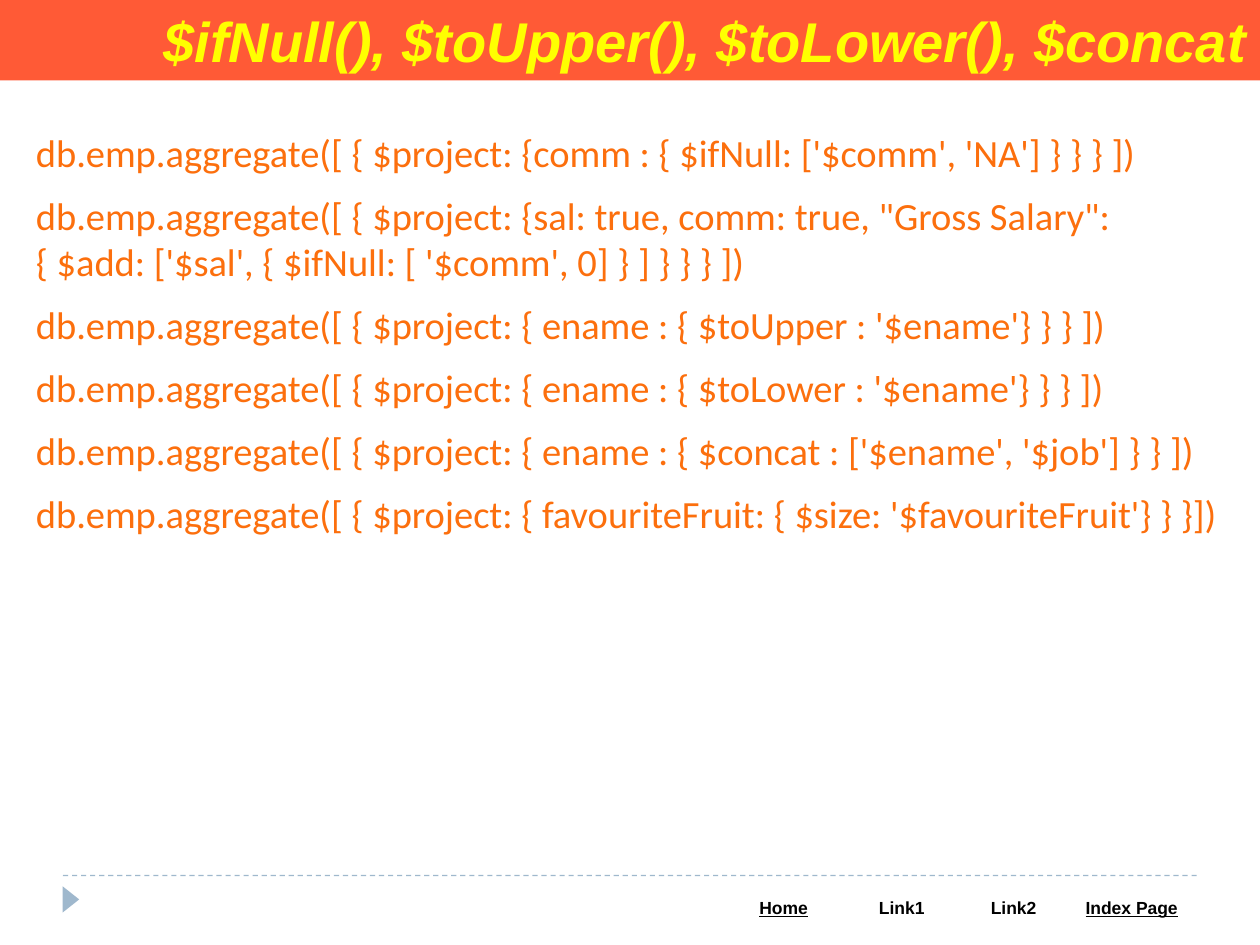
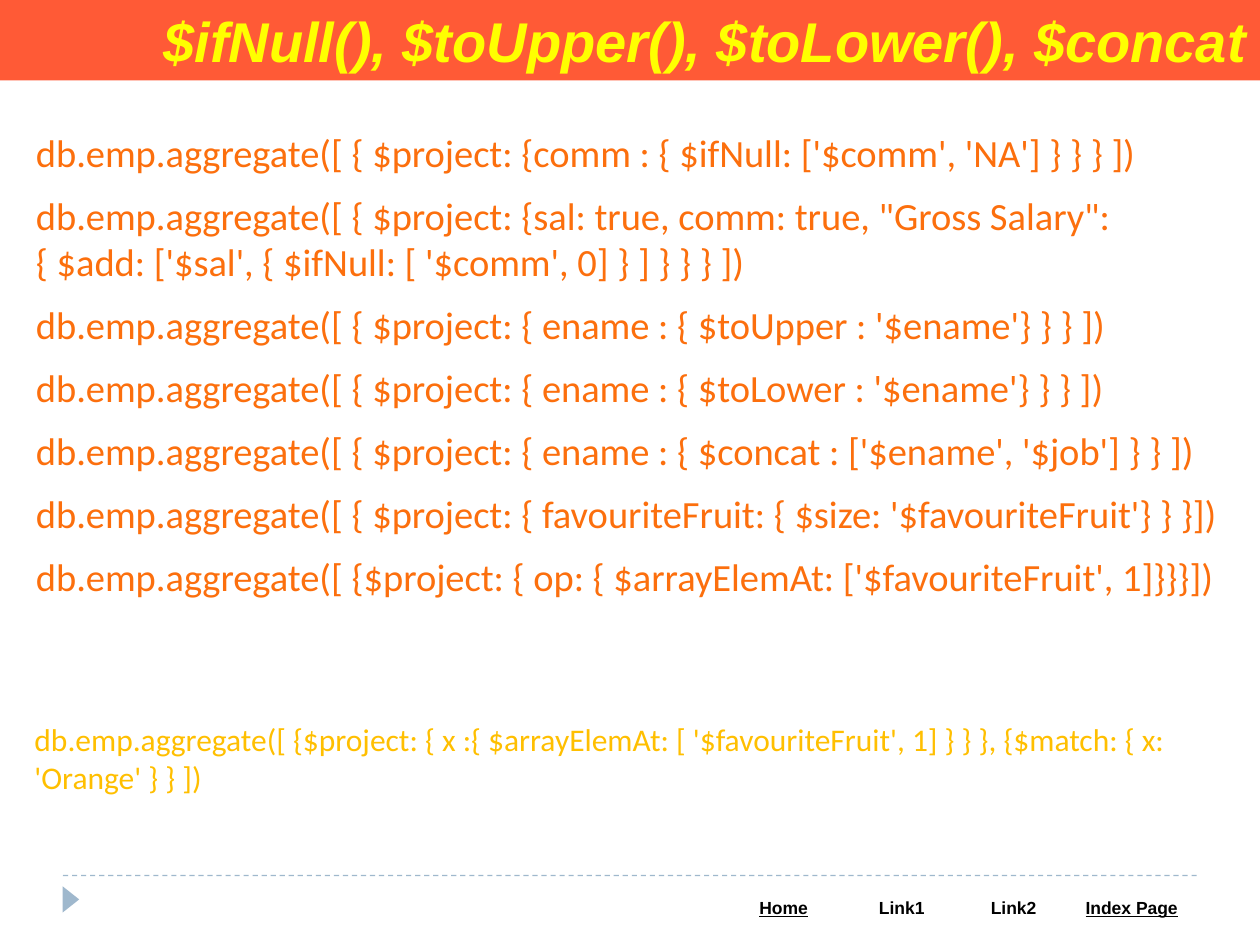
Before and after one commit to Saleel-Bagde/PPT-s, a slide deck: slide 103 of MongoDB PPT.pptx. Drawn at 1260x945 pixels with LibreOffice and Linux fonts; fonts in the diff are those of the drawing. Boxes give left, top, right and bottom in pixels: in the first picture for what was removed or moved away, otherwise in the second. Text is boxed around its words. In the diff, an @@ line names an element or a change of style, - is before the commit and + after.

```diff
--- a/MongoDB PPT.pptx
+++ b/MongoDB PPT.pptx
@@ text at (36, 563, 1213, 598): paragraph added @@
+db.emp.aggregate([ {$project: { op: { $arrayElemAt: ['$favouriteFruit', 1]}}}])
@@ text added at (34, 728, 1164, 795), 18 pt, text #FFBF00 @@
+db.emp.aggregate([ {$project: { x :{ $arrayElemAt: [ '$favouriteFruit', 1] } } }, {$match: { x: 'Orange' } } ])
```
Also in this commit, not shown: 3 other slides changed.
